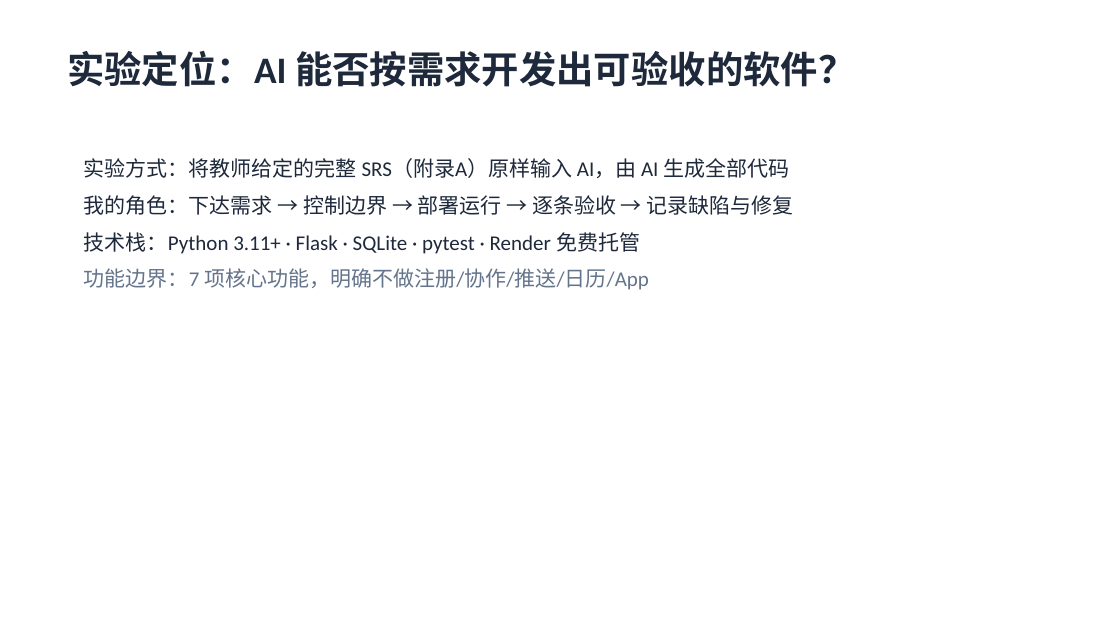
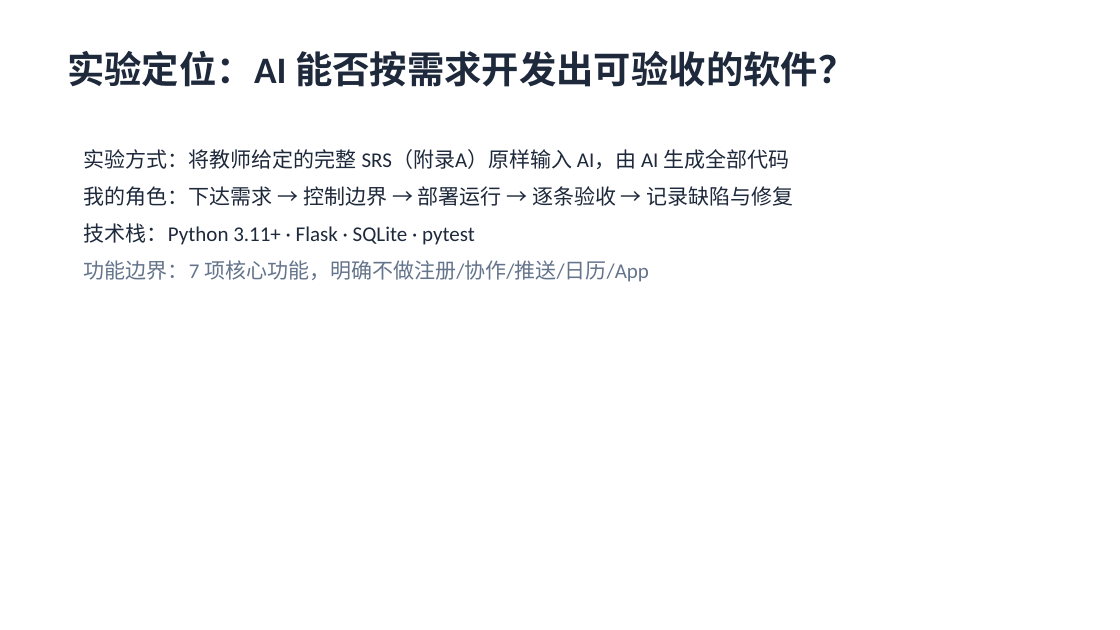
Before and after one commit to cql123-love/study-task, a slide deck: slide 2 of docs/实验一演示PPT.pptx. Drawn at 1120x630 pixels with LibreOffice and Linux fonts; fonts in the diff are those of the drawing. Boxes give left, top, right and bottom in pixels: in the first picture for what was removed or moved away, otherwise in the second. Text is boxed around its words. In the diff, an @@ line names an element or a change of style, - is before the commit and + after.

Commit message:
docs: 补充公网地址端到端实测记录（W1~W10）与第三个问题复盘
- 验收表新增公网实测附表：新建/校验/状态流转/统计/筛选/删除全链路
- AI_DEV_LOG 记录编码边界导致的假阳性缺陷及甄别过程
- 实验报告重排为三问题结构，补充公网实测与 SSH 通道选型
- 演示PPT 更新为三个问题 + 公网实测

```diff
--- a/docs/实验一演示PPT.pptx
+++ b/docs/实验一演示PPT.pptx
@@ text "实验方式：将教师给定的完整 SRS（附录A）原样输入 AI，由 AI 生成全部代码": place and size @@
-text "实验方式：将教师给定的完整 SRS（附录A）原样输入 AI，由 AI 生成全部代码" at bbox=[84, 158, 794, 290]
+text "实验方式：将教师给定的完整 SRS（附录A）原样输入 AI，由 AI 生成全部代码" at bbox=[84, 149, 794, 282]
@@ text at bbox=[84, 223, 475, 245]: text changed @@
-技术栈：Python 3.11+ · Flask · SQLite · pytest · Render 免费托管
+技术栈：Python 3.11+ · Flask · SQLite · pytest
```
Also in this commit, not shown: 5 other slides changed, 3 other files.
